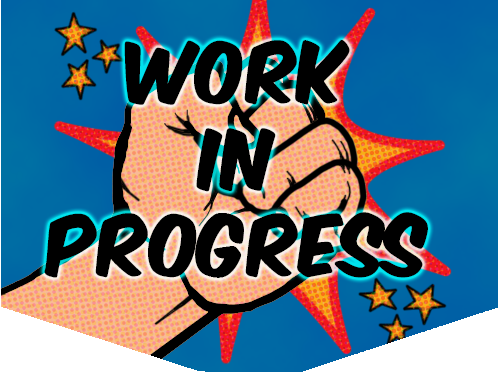
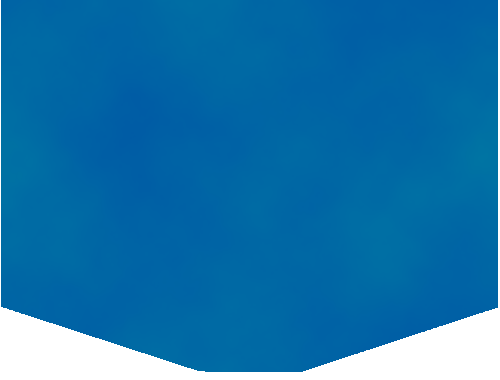
Layered file, before and after one edit (500 × 380). Changes by layer:
removed layer "WORK IN PROGRESS" over (44, 40, 428, 278)
removed layer "Layer 3" over (1, 54, 368, 365)
removed layer "Layer 5 copy" (was 16%) over (1, 54, 368, 365)
removed layer "Layer 5" over (1, 54, 368, 365)
removed layer "Layer 6 copy" (was 27%) over (54, 11, 126, 101)
removed layer "Layer 6" over (54, 11, 126, 101)
removed layer "Layer 4 copy" (was 24%) over (53, 0, 452, 365)
removed layer "Layer 4" over (53, 0, 452, 365)
showed "Layer 2", painted on it over (30, 0, 452, 365)
